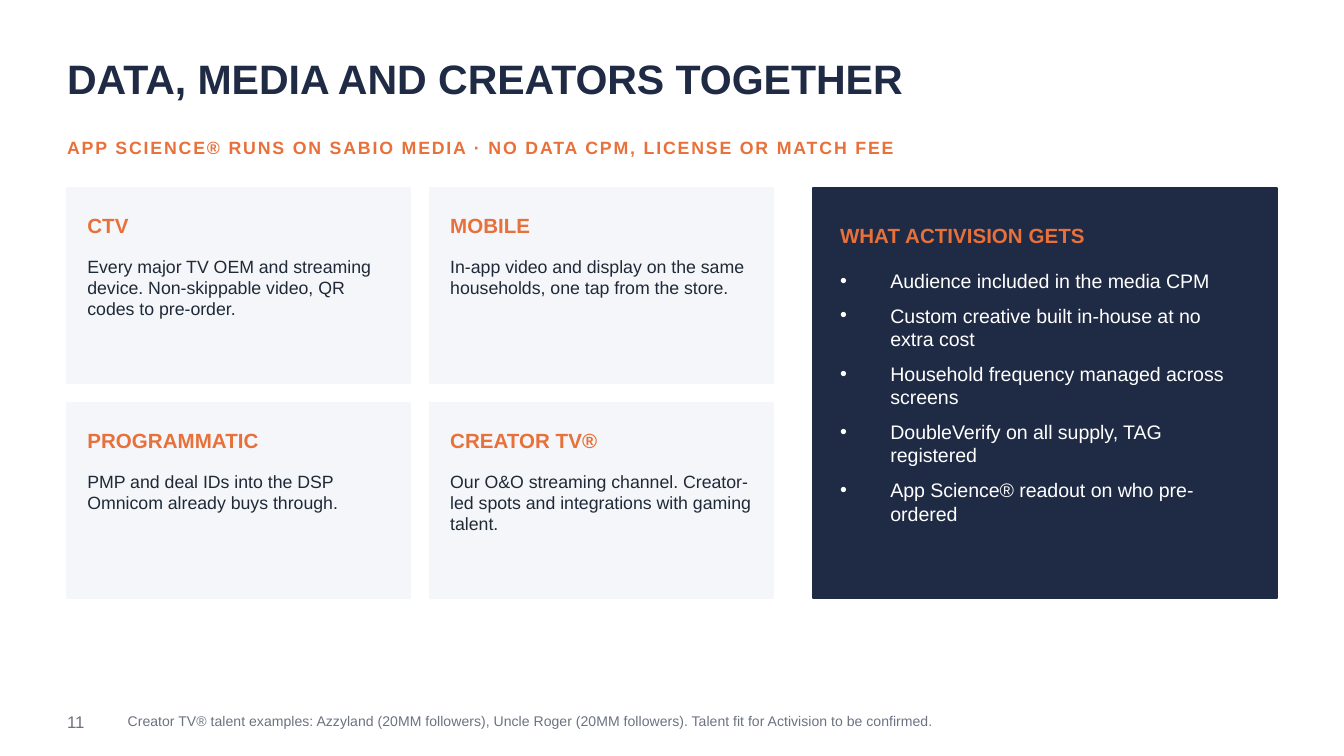
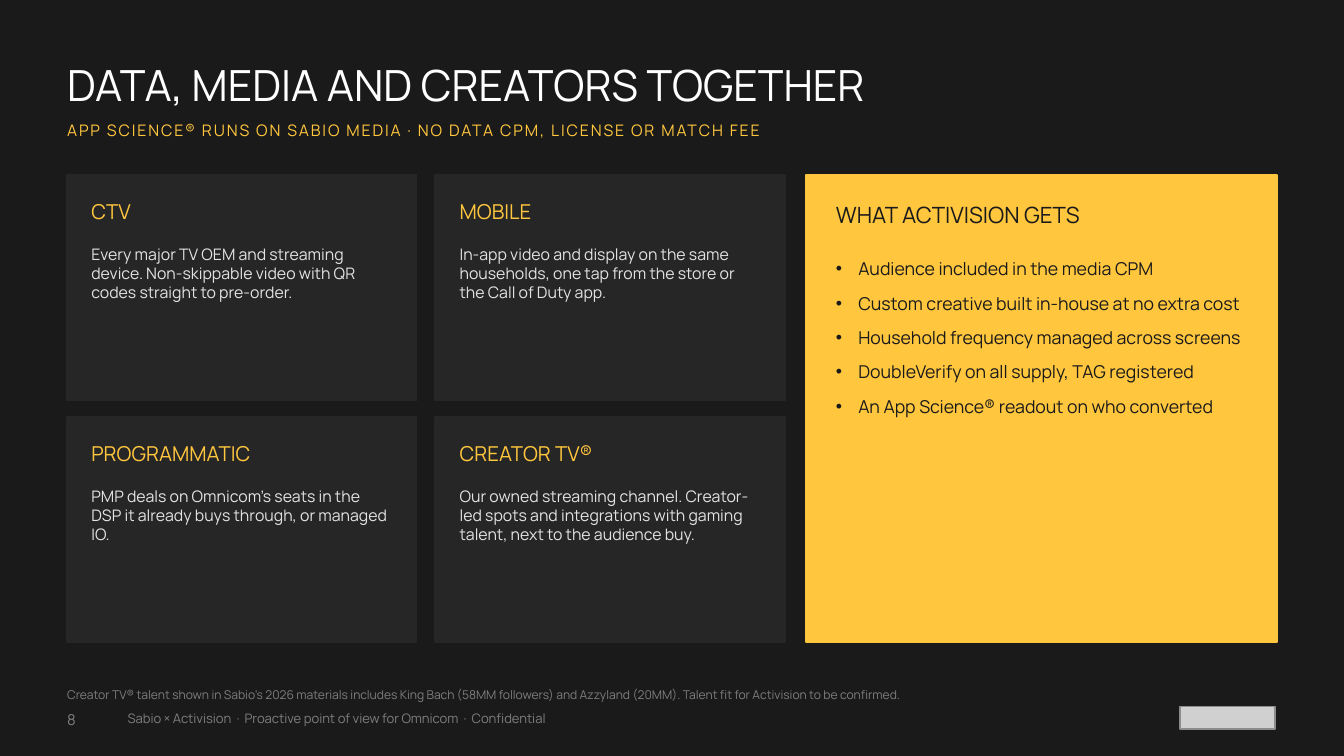
Before and after one commit to benjaminbring-cloud/Sabio-Deck-Builders-, a slide deck: slide 8 of weeks/2026-09-28/decks/Sabio_Activision_Shooter_Audiences_9.30.26.pptx (slide 11 before the commit). Drawn at 1344x756 pixels with LibreOffice and Linux fonts; fonts in the diff are those of the drawing; grey boxes stand for pictures. Boxes give left, top, right and bottom in pixels: in the first picture for what was removed or moved away, otherwise in the second. Text is boxed around its words. In the diff, an @@ line names an element or a change of style, - is before the commit and + after.

```diff
--- a/weeks/2026-09-28/decks/Sabio_Activision_Shooter_Audiences_9.30.26.pptx
+++ b/weeks/2026-09-28/decks/Sabio_Activision_Shooter_Audiences_9.30.26.pptx
@@ background #FFFFFF to #1A1A1A @@
@@ text "DATA, MEDIA AND CREATORS TOGETHER" at [67, 69, 865, 106]: size 22 to 23 pt, font Arial to Manrope, text colour #1F2A44 to #FFFFFF, bold off; vertical alignment top to middle @@
@@ text "APP SCIENCE® RUNS ON SABIO ...": place and size @@
-text "APP SCIENCE® RUNS ON SABIO ..." at [67, 128, 1277, 168]
+text "APP SCIENCE® RUNS ON SABIO ..." at [449, 124, 493, 136]
@@ text "APP SCIENCE® RUNS ON SABIO ..." at [449, 124, 493, 136]: size 9.5 to 8.5 pt, font Arial to Manrope, text colour #E8703A to #FFC63E, bold off; vertical alignment middle to top @@
@@ rectangle: place and size @@
-rectangle at [67, 188, 410, 383]
+rectangle at [67, 175, 417, 401]
@@ rectangle: place and size @@
-rectangle at [430, 188, 773, 383]
+rectangle at [435, 175, 785, 401]
@@ rectangle: place and size @@
-rectangle at [813, 188, 1277, 598]
+rectangle at [806, 175, 1277, 642]
@@ rectangle at [806, 175, 1277, 642]: fill #1F2A44 to #FFC63E; outline #1F2A44 1 pt to #FFC63E 1 pt @@
@@ text "CTV": place and size @@
-text "CTV" at [87, 218, 128, 233]
+text "CTV" at [91, 204, 130, 220]
@@ text "MOBILE": place and size @@
-text "MOBILE" at [450, 218, 530, 233]
+text "MOBILE" at [460, 204, 532, 220]
@@ text "WHAT ACTIVISION GETS": place and size @@
-text "WHAT ACTIVISION GETS" at [840, 228, 1085, 243]
+text "WHAT ACTIVISION GETS" at [836, 206, 1080, 224]
@@ text "WHAT ACTIVISION GETS" at [836, 206, 1080, 224]: size 11 to 12 pt, font Arial to Manrope, text colour #E8703A to #1A1A1A, bold off; vertical alignment middle to top @@
@@ text at [91, 248, 356, 302]: text changed; size 9.5 to 8.5 pt; font Arial to Manrope; text colour #1F2937 to #E3E3E3 @@
-Every major TV OEM and streaming device. Non-skippable video, QR codes to pre-order.
+Every major TV OEM and streaming device. Non-skippable video with QR codes straight to pre-order.
@@ text at [460, 248, 735, 302]: text changed; size 9.5 to 8.5 pt; font Arial to Manrope; text colour #1F2937 to #E3E3E3 @@
-In-app video and display on the same households, one tap from the store.
+In-app video and display on the same households, one tap from the store or the Call of Duty app.
@@ text "Audience included in the media ...": place and size @@
-text "Audience included in the media ..." at [890, 273, 1223, 521]
+text "Audience included in the media ..." at [858, 262, 1240, 418]
@@ text at [858, 262, 1240, 383]: size 10.5 to 9.5 pt, font Arial to Manrope, text colour #FFFFFF to #1A1A1A in "Audience included in the media CPM", "Custom creative built in-house at no extra ...", "Household frequency managed across screens", "DoubleVerify on all supply, TAG registered"; indent changed; more space between paragraphs @@
@@ rectangle: place and size @@
-rectangle at [67, 403, 410, 598]
+rectangle at [67, 417, 417, 642]
@@ fill #F4F6F9 to #262626; outline #F4F6F9 1 pt to #262626 1 pt in 4 elements at [67, 175, 417, 401], [435, 175, 785, 401], [67, 417, 417, 642], [435, 417, 785, 642] @@
@@ rectangle: place and size @@
-rectangle at [430, 403, 773, 598]
+rectangle at [435, 417, 785, 642]
@@ text at [858, 399, 1213, 418]: text changed; size 10.5 to 9.5 pt; font Arial to Manrope; text colour #FFFFFF to #1A1A1A @@
-• App Science® readout on who pre-ordered
+• An App Science® readout on who converted
@@ text "PROGRAMMATIC": place and size @@
-text "PROGRAMMATIC" at [87, 433, 258, 448]
+text "PROGRAMMATIC" at [91, 446, 250, 462]
@@ font Arial to Manrope, text colour #E8703A to #FFC63E, bold off; vertical alignment middle to top in 4 elements at [91, 204, 130, 220], [460, 204, 532, 220], [91, 446, 250, 462], [460, 445, 593, 462] @@
@@ text "CREATOR TV®": place and size @@
-text "CREATOR TV®" at [450, 433, 597, 448]
+text "CREATOR TV®" at [460, 445, 593, 462]
@@ text at [91, 490, 387, 540]: text changed; size 9.5 to 8.5 pt; font Arial to Manrope; text colour #1F2937 to #E3E3E3 @@
-PMP and deal IDs into the DSP Omnicom already buys through.
+PMP deals on Omnicom's seats in the DSP it already buys through, or managed IO.
@@ text at [460, 490, 749, 544]: text changed; size 9.5 to 8.5 pt; font Arial to Manrope; text colour #1F2937 to #E3E3E3 @@
-Our O&O streaming channel. Creator-led spots and integrations with gaming talent.
+Our owned streaming channel. Creator-led spots and integrations with gaming talent, next to the audience buy.
@@ text at [67, 689, 900, 702]: text changed; size 7.5 to 6.5 pt; font Arial to Manrope; text colour #6B7280 to #7E7E7E @@
-Creator TV® talent examples: Azzyland (20MM followers), Uncle Roger (20MM followers). Talent fit for Activision to be confirmed.
+Creator TV® talent shown in Sabio's 2026 materials includes King Bach (58MM followers) and Azzyland (20MM). Talent fit for Activision to be confirmed.
@@ text "Creator TV® talent shown in ..." at [67, 689, 900, 702]: vertical alignment middle to bottom @@
@@ text removed at [67, 716, 84, 728] @@
-11
@@ text added at [67, 714, 76, 725], 8 pt, text #7E7E7E @@
+8
@@ text added at [128, 713, 546, 726], 7 pt, text #7E7E7E @@
+Sabio × Activision · Proactive point of view for Omnicom · Confidential
@@ picture added at [1180, 706, 1275, 728] @@
```
Also in this commit, not shown: 5 other slides changed, 9 slides added, 14 slides removed, 9 other files.
